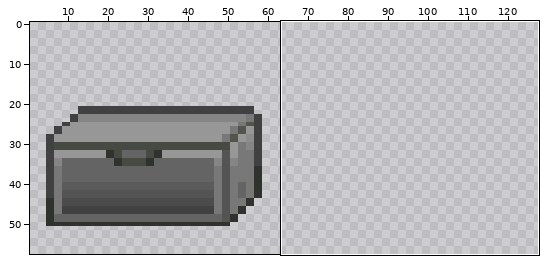
A sprite sheet gets an edit: bin/Data/Crate.png. The first picture is a wide view before the edit; the outline marks the close-up.
Close-up. Before:
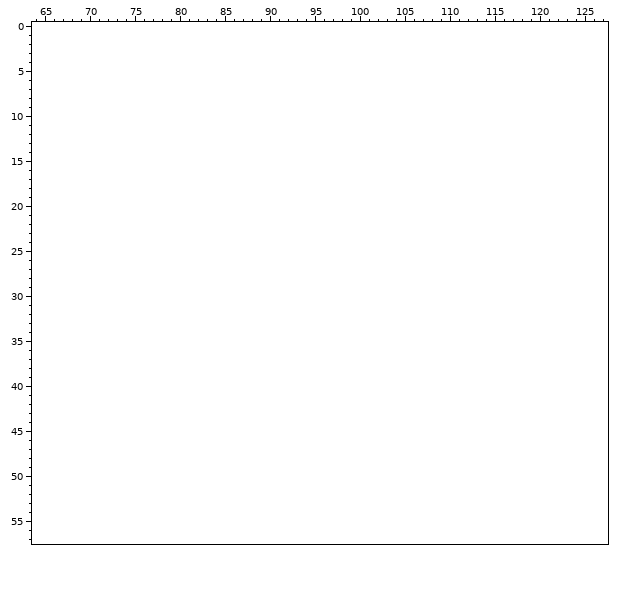
The file is 64x64 pixels. Colours within 5 levels of each other are drawn and written as one. Shown: x 64..127, y 0..57. The old version is drawn lined up with the new one, on the new canvas. The wide view leaves out empty margins.
The same view after the edit:
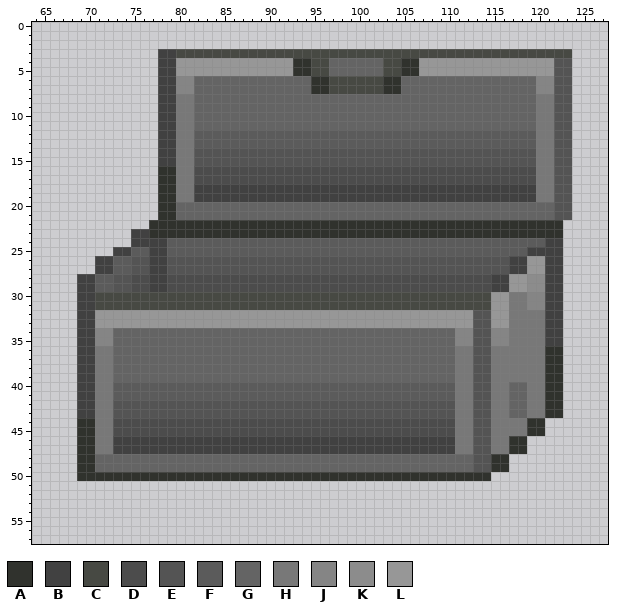
Palette (. is transparent): A #30322d  B #414141  C #474943  D #4c4c4c  E #545454  F #5b5b5b  G #646464  H #787878  J #858585  K #8c8c8c  L #979797
Log entry: (+) Open / close container textures
Difference:
canvas 64x64 -> 128x64, the old top-left corner now at 0,4 (the part of the old canvas that was cut away was empty and is not shown)
Colour A is added in rows 4 to 5 at x 93 to 94 and 105 to 106; in rows 6 to 7 at x 95 to 96 and 103 to 104; in rows 16 to 21 at x 78 to 79; in rows 22 to 23 at x 77 to 122; in rows 36 to 43 at x 121 to 122; in rows 44 to 45 at x 69 to 70 and 119 to 120.
Colour A is added in rows 46 to 47 at x 69 to 70 and 117 to 118; in rows 48 to 49 at x 69 to 70 and 115 to 116; in row 50 at x 69 to 114.
Colour B is added in rows 3 to 15 at x 78 to 79; in rows 18 to 19 at x 82 to 119; in row 23 at x 75 to 76; in row 24 at x 75 to 78 and 121 to 122; in row 25 at x 73 to 74, 77 to 78 and 119 to 122; in rows 26 to 27 at x 71 to 72, 77 to 78, 117 to 118 and 121 to 122.
Colour B is added in rows 28 to 29 at x 69 to 70, 77 to 78, 115 to 116 and 121 to 122; in rows 30 to 35 at x 69 to 70 and 121 to 122; in rows 36 to 43 at x 69 to 70; in rows 46 to 47 at x 73 to 110.
Colour C is added in row 3 at x 80 to 123; in rows 4 to 5 at x 95 to 96 and 103 to 104; in rows 6 to 7 at x 97 to 102; in rows 30 to 31 at x 71 to 114.
Colour D is added in rows 16 to 17 at x 82 to 119; in rows 28 to 29 at x 75 to 76 and 79 to 114; in rows 44 to 45 at x 73 to 110.
Colour E is added in rows 4 to 13 at x 122 to 123; in rows 14 to 15 at x 82 to 119 and 122 to 123; in rows 16 to 21 at x 122 to 123; in rows 26 to 27 at x 75 to 76 and 79 to 116; in rows 28 to 29 at x 73 to 74; in rows 32 to 41 at x 113 to 114.
Colour E is added in rows 42 to 43 at x 73 to 110 and 113 to 114; in rows 44 to 49 at x 113 to 114.
Colour F is added in rows 12 to 13 at x 82 to 119; in row 24 at x 79 to 120; in row 25 at x 75 to 76 and 79 to 118; in rows 26 to 27 at x 73 to 74; in rows 28 to 29 at x 71 to 72; in rows 40 to 41 at x 73 to 110.
Colour G is added in rows 4 to 5 at x 97 to 102; in rows 6 to 7 at x 82 to 94 and 105 to 119; in rows 8 to 11 at x 82 to 119; in rows 20 to 21 at x 80 to 121; in rows 34 to 39 at x 73 to 110; in rows 40 to 43 at x 117 to 118.
Colour G is added in rows 48 to 49 at x 71 to 112.
Colour H is added in rows 8 to 19 at x 80 to 81 and 120 to 121; in rows 30 to 31 at x 117 to 118; in rows 32 to 35 at x 117 to 120; in rows 36 to 39 at x 71 to 72, 111 to 112 and 115 to 120; in rows 40 to 43 at x 71 to 72, 111 to 112, 115 to 116 and 119 to 120; in rows 44 to 45 at x 71 to 72, 111 to 112 and 115 to 118.
Colour H is added in rows 46 to 47 at x 71 to 72, 111 to 112 and 115 to 116.
Colour J is added in rows 6 to 7 at x 80 to 81 and 120 to 121; in rows 30 to 31 at x 119 to 120; in rows 34 to 35 at x 71 to 72, 111 to 112 and 115 to 116.
Colour K is added in rows 28 to 29 at x 119 to 120.
Colour L is added in rows 4 to 5 at x 80 to 92 and 107 to 121; in rows 26 to 27 at x 119 to 120; in rows 28 to 29 at x 117 to 118; in rows 30 to 31 at x 115 to 116; in rows 32 to 33 at x 71 to 112 and 115 to 116.
Changed places in both close-ups, as pixel boxes (x1, y1, x2, y2):
added: (77, 49, 572, 481)
